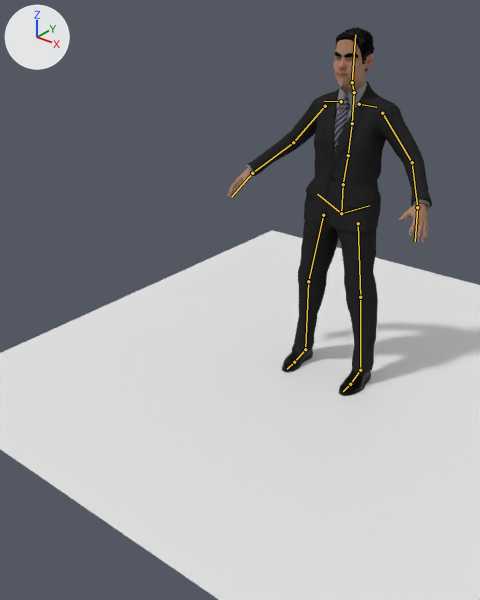
One commit to the Blender file Makehuman To Blender/JimArmeture.blend: the scene before it, then after it.
One viewpoint serves both versions: a camera (50 mm lens) standing at (14.8, -26.2, 18.2) and looking at (0.5, -8.4, 7.2). The lights are fixed; the arrows at upper left show +X, +Y and +Z. The first picture is the older version. The bones that bend it are drawn over the model as lines.

The first picture shows 'JimBaldy', 'Plane'.
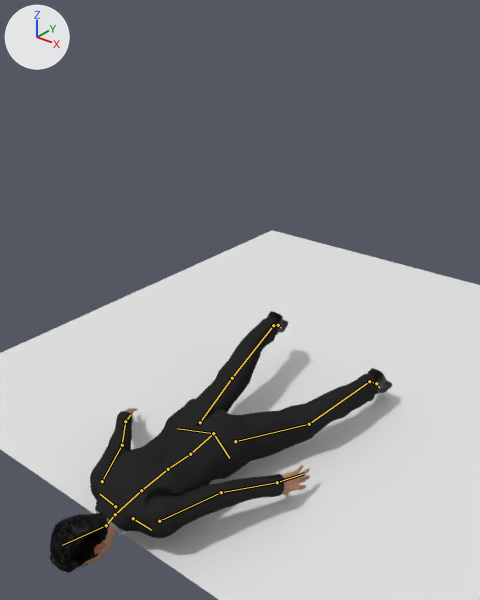
The newer file adds an action. The first version stands in its rest pose; the second is drawn at frame 30 of the action 'Trip'.

What differs and where, as boxes [x1, y1, x2, y2] in the pictures (480 x 600 px):
'JimBaldy', posed (67% wider, 29% shorter): before [227, 27, 432, 396]; after [50, 311, 392, 573]
bone 'Spine.001', root to tip: before (343, 184) to (348, 155); after (190, 454) to (168, 469)
bone 'Head', root to tip: before (352, 82) to (355, 34); after (106, 525) to (62, 545)
bone 'UpperArm.L', root to tip: before (382, 113) to (412, 162); after (159, 521) to (221, 492)
bone 'LowerArm.L', root to tip: before (412, 162) to (417, 207); after (221, 492) to (277, 482)
bone 'UpperArm.R', root to tip: before (325, 106) to (293, 142); after (102, 481) to (122, 445)
bone 'LowerArm.R', root to tip: before (293, 142) to (252, 173); after (122, 445) to (125, 421)
bone 'Thigh.L', root to tip: before (358, 223) to (360, 297); after (235, 441) to (309, 424)
bone 'Shin.L', root to tip: before (360, 297) to (360, 370); after (309, 424) to (369, 381)
bone 'Foot.L', root to tip: before (360, 370) to (350, 384); after (369, 381) to (376, 383)
bone 'Thigh.R', root to tip: before (323, 215) to (308, 281); after (200, 422) to (232, 378)
bone 'Shin.R', root to tip: before (308, 281) to (305, 349); after (232, 378) to (273, 325)
bone 'Foot.R', root to tip: before (305, 349) to (294, 362); after (273, 325) to (278, 325)

Edits to the bpy script that builds the scene:
```text
Change bone_pelvis_control:
    where bone_pelvis_control = bpy.data.objects['Armature.001'].pose.bones['Pelvis Control']  # child of 'Root'
    bone_pelvis_control.location: (0.0, 0.0, 0.0) -> (3.1, -131.2, -92.2)
    bone_pelvis_control.rotation_quaternion: (1.0, 0.0, 0.0, 0.0) -> (0.688, 0.725, 0.029, -0.013)  # degrees (0, 0, 0) -> degrees (93, 3, 1)
Change bone_spine_001:
    where bone_spine_001 = bpy.data.objects['Armature.001'].pose.bones['Spine.001']  # child of 'Spine'
    bone_spine_001.rotation_quaternion: (1.0, 0.0, 0.0, 0.0) -> (0.998, 0.031, -0.011, -0.002)  # degrees (0, 0, 0) -> degrees (4, -1, 0)
Change bone_head:
    where bone_head = bpy.data.objects['Armature.001'].pose.bones['Head']  # child of 'Neck'
    bone_head.rotation_quaternion: (1.0, 0.0, 0.0, 0.0) -> (0.975, -0.223, -0.005, 0.019)  # degrees (0, 0, 0) -> degrees (-26, 0, 2)
Change bone_upperarm_l:
    where bone_upperarm_l = bpy.data.objects['Armature.001'].pose.bones['UpperArm.L']  # child of 'Collar.L'
    bone_upperarm_l.rotation_quaternion: (1.0, 0.0, 0.0, 0.0) -> (0.954, -0.038, -0.234, -0.164)  # degrees (0, 0, 0) -> degrees (0, -28, -20)
Change bone_lowerarm_l:
    where bone_lowerarm_l = bpy.data.objects['Armature.001'].pose.bones['LowerArm.L']  # child of 'UpperArm.L'
    bone_lowerarm_l.rotation_quaternion: (1.0, 0.0, 0.0, 0.0) -> (0.972, -0.225, 0.036, -0.034)  # degrees (0, 0, 0) -> degrees (-26, 3, -5)
Change bone_upperarm_r:
    where bone_upperarm_r = bpy.data.objects['Armature.001'].pose.bones['UpperArm.R']  # child of 'Collar.R'
    bone_upperarm_r.rotation_quaternion: (1.0, 0.0, 0.0, 0.0) -> (0.816, 0.037, 0.552, 0.144)  # degrees (0, 0, 0) -> degrees (30, 64, 39)
Change bone_lowerarm_r:
    where bone_lowerarm_r = bpy.data.objects['Armature.001'].pose.bones['LowerArm.R']  # child of 'UpperArm.R'
    bone_lowerarm_r.rotation_quaternion: (1.0, 0.0, 0.0, 0.0) -> (0.975, -0.217, -0.029, 0.031)  # degrees (0, 0, 0) -> degrees (-25, -2, 4)
Change bone_thigh_l:
    where bone_thigh_l = bpy.data.objects['Armature.001'].pose.bones['Thigh.L']  # child of 'Pelvis.L'
    bone_thigh_l.rotation_quaternion: (1.0, 0.0, 0.0, 0.0) -> (0.971, -0.041, -0.05, -0.14)  # degrees (0, 0, 0) -> degrees (-4, -6, -16)
Change bone_shin_l:
    where bone_shin_l = bpy.data.objects['Armature.001'].pose.bones['Shin.L']  # child of 'Thigh.L'
    bone_shin_l.rotation_quaternion: (1.0, 0.0, 0.0, 0.0) -> (0.99, 0.016, 0.075, 0.075)  # degrees (0, 0, 0) -> degrees (3, 9, 9)
Change bone_foot_l:
    where bone_foot_l = bpy.data.objects['Armature.001'].pose.bones['Foot.L']  # child of 'Shin.L'
    bone_foot_l.rotation_quaternion: (1.0, 0.0, 0.0, 0.0) -> (0.944, 0.327, -0.01, 0.041)  # degrees (0, 0, 0) -> degrees (38, -3, 4)
Change bone_thigh_r:
    where bone_thigh_r = bpy.data.objects['Armature.001'].pose.bones['Thigh.R']  # child of 'Pelvis.R'
    bone_thigh_r.rotation_quaternion: (1.0, 0.0, 0.0, 0.0) -> (0.973, -0.005, 0.105, 0.063)  # degrees (0, 0, 0) -> degrees (0, 12, 7)
Change bone_shin_r:
    where bone_shin_r = bpy.data.objects['Armature.001'].pose.bones['Shin.R']  # child of 'Thigh.R'
    bone_shin_r.rotation_quaternion: (1.0, 0.0, 0.0, 0.0) -> (0.994, 0.049, -0.003, 0.001)  # degrees (0, 0, 0) -> degrees (6, 0, 0)
Change bone_foot_r:
    where bone_foot_r = bpy.data.objects['Armature.001'].pose.bones['Foot.R']  # child of 'Shin.R'
    bone_foot_r.rotation_quaternion: (1.0, 0.0, 0.0, 0.0) -> (0.947, 0.304, -0.107, -0.007)  # degrees (0, 0, 0) -> degrees (36, -11, -5)
```
